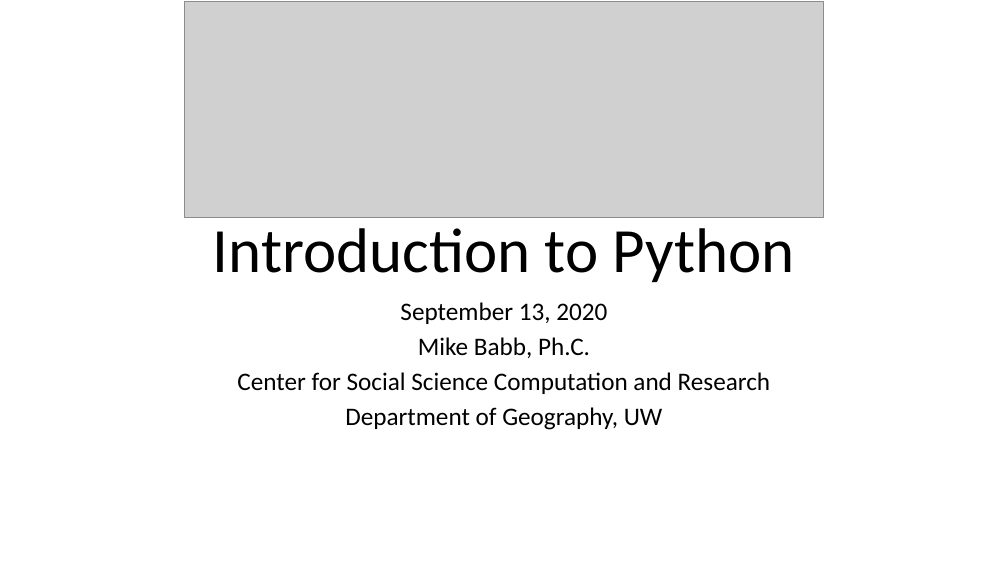
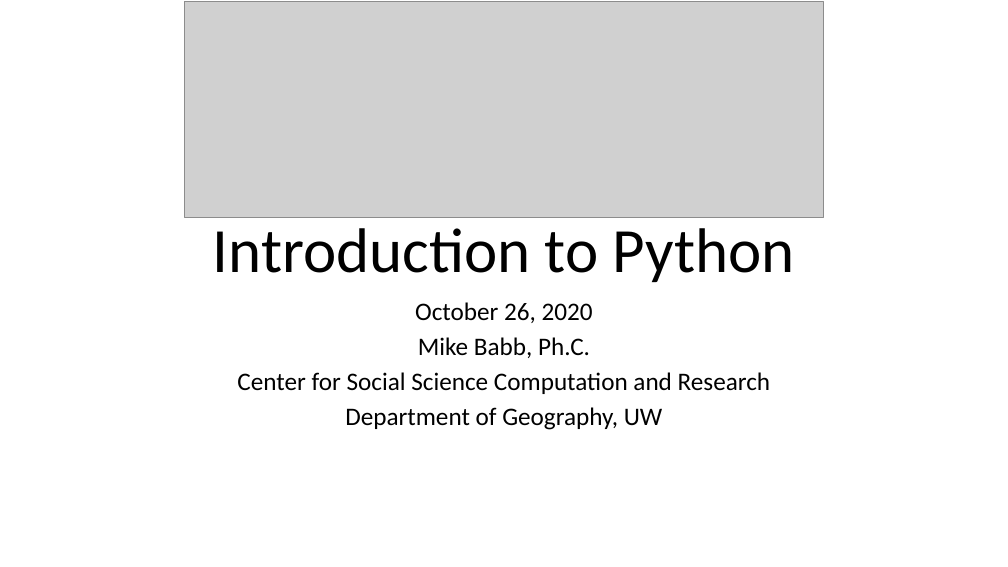
Before and after one commit to mike-babb/intro_to_python, a slide deck: slide 1 of Introduction to Python Splash Page.pptx. Drawn at 1008x567 pixels with LibreOffice and Linux fonts; fonts in the diff are those of the drawing; grey boxes stand for pictures. Boxes give left, top, right and bottom in pixels: in the first picture for what was removed or moved away, otherwise in the second. Text is boxed around its words. In the diff, an @@ line names an element or a change of style, - is before the commit and + after.

```diff
--- a/Introduction to Python Splash Page.pptx
+++ b/Introduction to Python Splash Page.pptx
@@ subtitle at (415, 302, 593, 323): text changed @@
-September 13, 2020
+October 26, 2020
```
Also in this commit, not shown: 9 other files.
